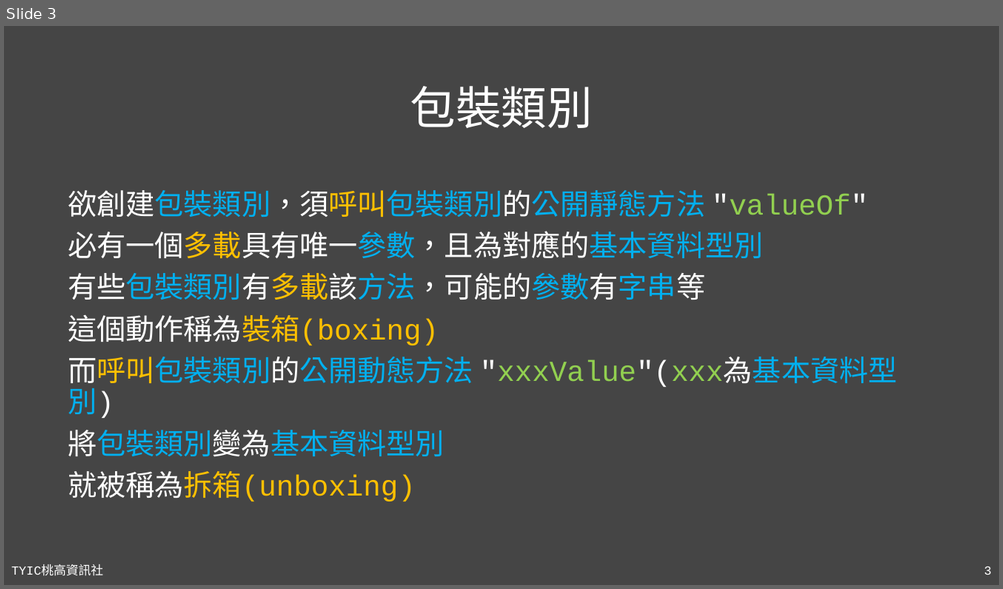
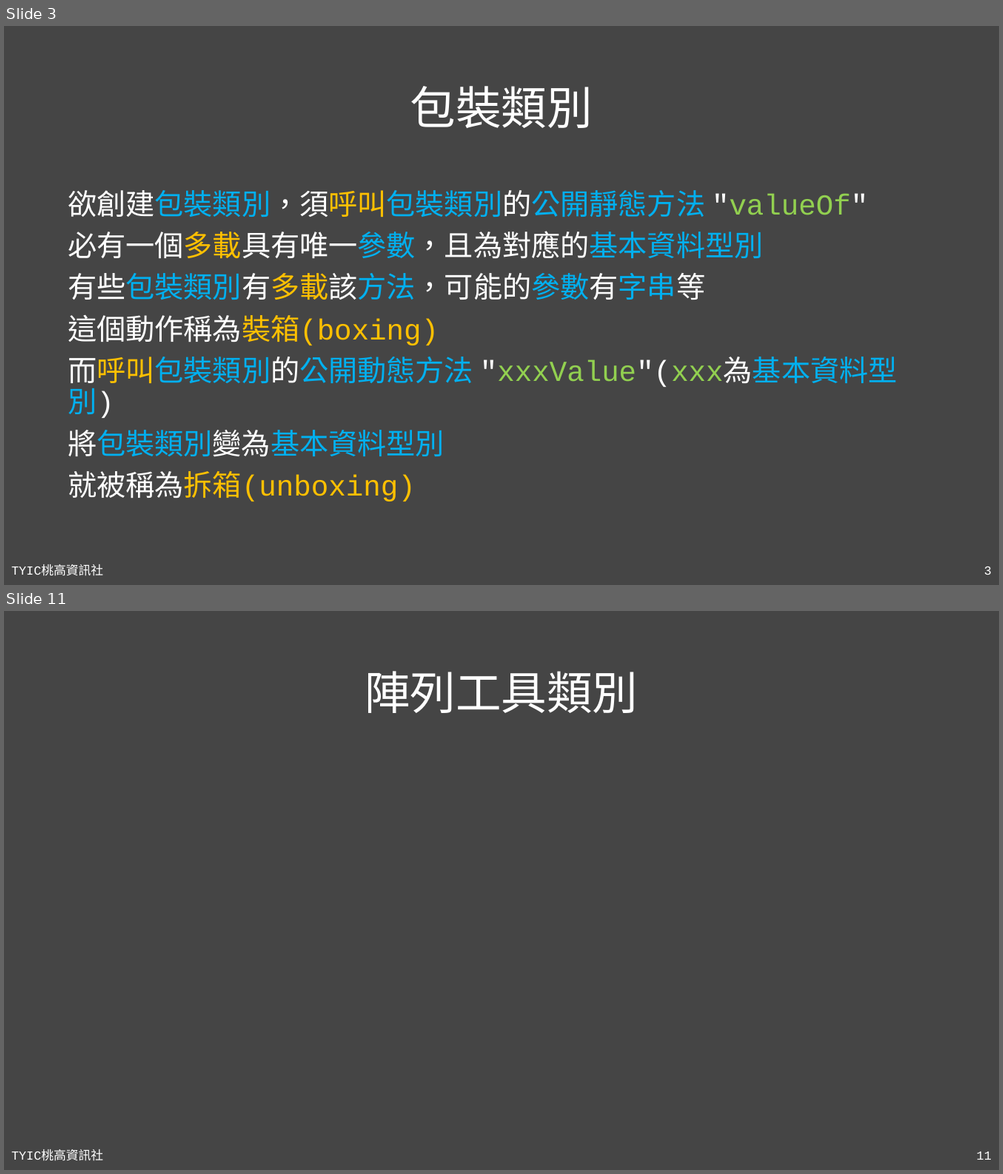
Before and after one commit to TYSHIC/slides, a slide deck: powerpoint/10_包裝類別與工具類別(1).pptx. Shown one above the other, each under a label of ours: slide 3 before the commit, slides 3 and 11 after it; the slides between them are not shown. The pictures are 1003x589 and 1003x1174 pixels, drawn with LibreOffice and Linux fonts; fonts in the diff are those of the drawing. Boxes give left, top, right and bottom in pixels: in the first picture for what was removed or moved away, otherwise in the second. Text is boxed around its words. In the diff, an @@ line names an element or a change of style, - is before the commit and + after.

```diff
--- a/powerpoint/10_包裝類別與工具類別(1).pptx
+++ b/powerpoint/10_包裝類別與工具類別(1).pptx
@@ slide 11 added at bbox=[4, 611, 999, 1170], background #454545; not listed: 2 template elements that a slide beside it also shows @@
@@ title added at bbox=[364, 671, 638, 713], 44 pt, text #FFFFFF @@
+陣列工具類別
```
Also in this commit, not shown: 2 slides changed, 6 other slides added, 7 other files.
